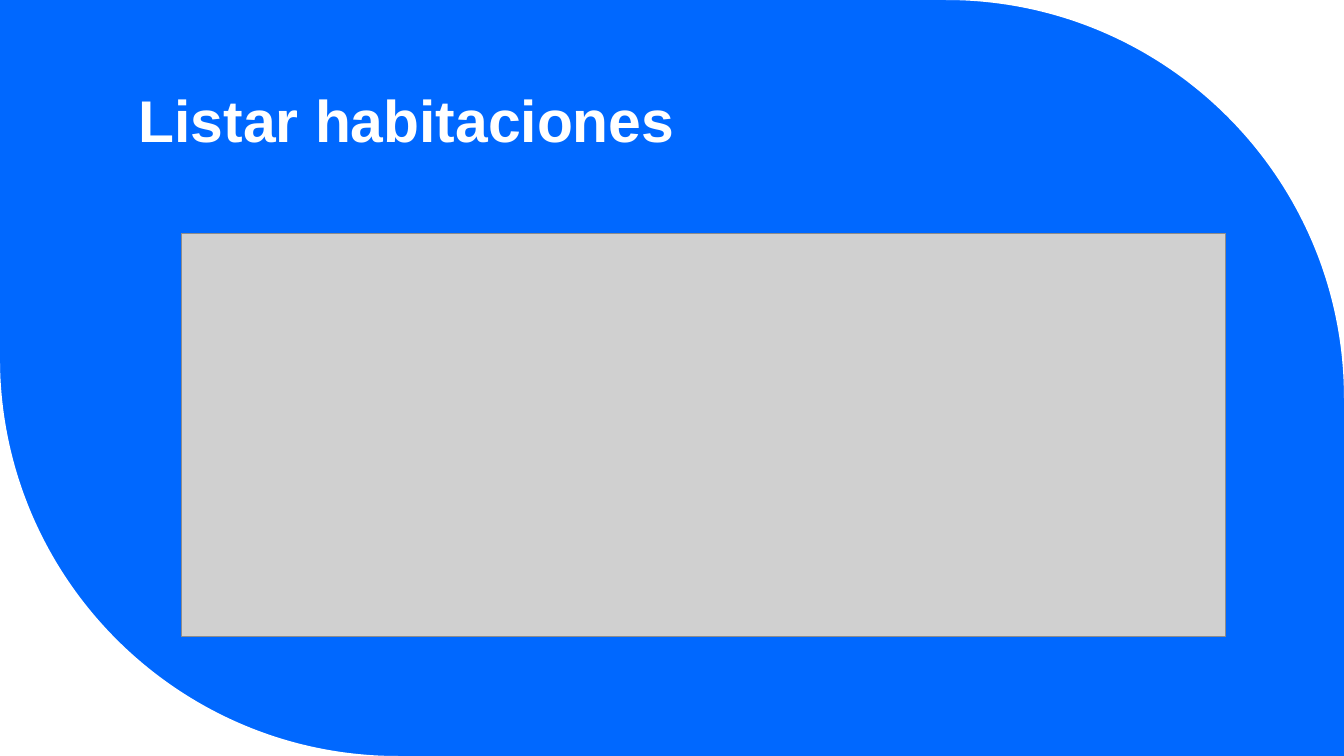
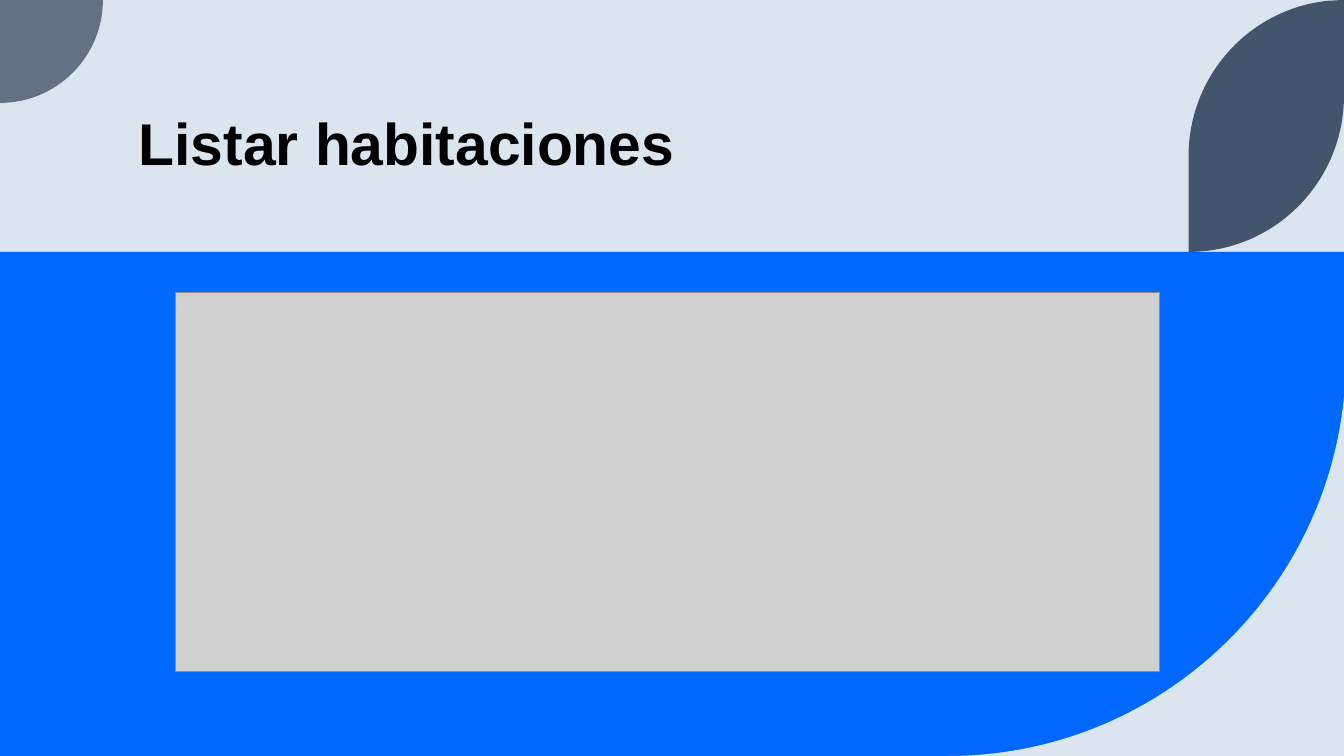
Before and after one commit to sleepyrazor/hotel-booking, a slide deck: slide 9 of Documentación/Book-IT-ing presentacion.pptx. Drawn at 1344x756 pixels with LibreOffice and Linux fonts; fonts in the diff are those of the drawing; grey boxes stand for pictures. Boxes give left, top, right and bottom in pixels: in the first picture for what was removed or moved away, otherwise in the second. Text is boxed around its words. In the diff, an @@ line names an element or a change of style, - is before the commit and + after.

```diff
--- a/Documentación/Book-IT-ing presentacion.pptx
+++ b/Documentación/Book-IT-ing presentacion.pptx
@@ background #0068FF to #DAE5EF @@
@@ title "Listar habitaciones": place and size @@
-title "Listar habitaciones" at [139,99,674,143]
+title "Listar habitaciones" at [139,122,674,166]
@@ title "Listar habitaciones" at [139,122,674,166]: text colour #FFFFFF to #000000 @@
@@ freeform shape removed at [946,0,1344,398] @@
@@ group added at [0,0,1344,756]: 3 freeform shapes, 1 rectangle @@
@@ picture: place and size @@
-picture at [181,234,1226,637]
+picture at [175,292,1159,671]
@@ freeform shape removed at [0,358,398,756] @@
```
Also in this commit, not shown: 7 other slides changed, 2 slides added, 1 other file.
